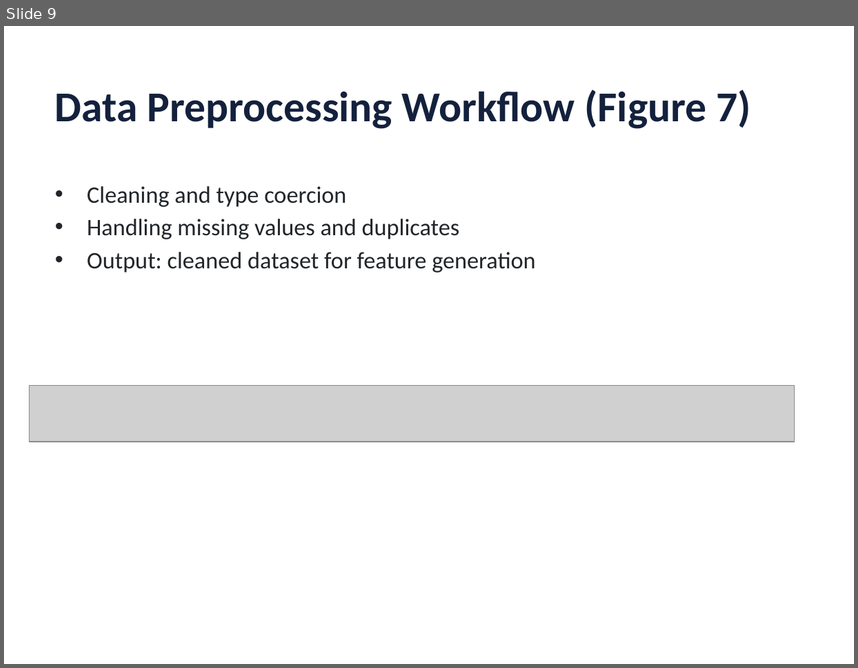
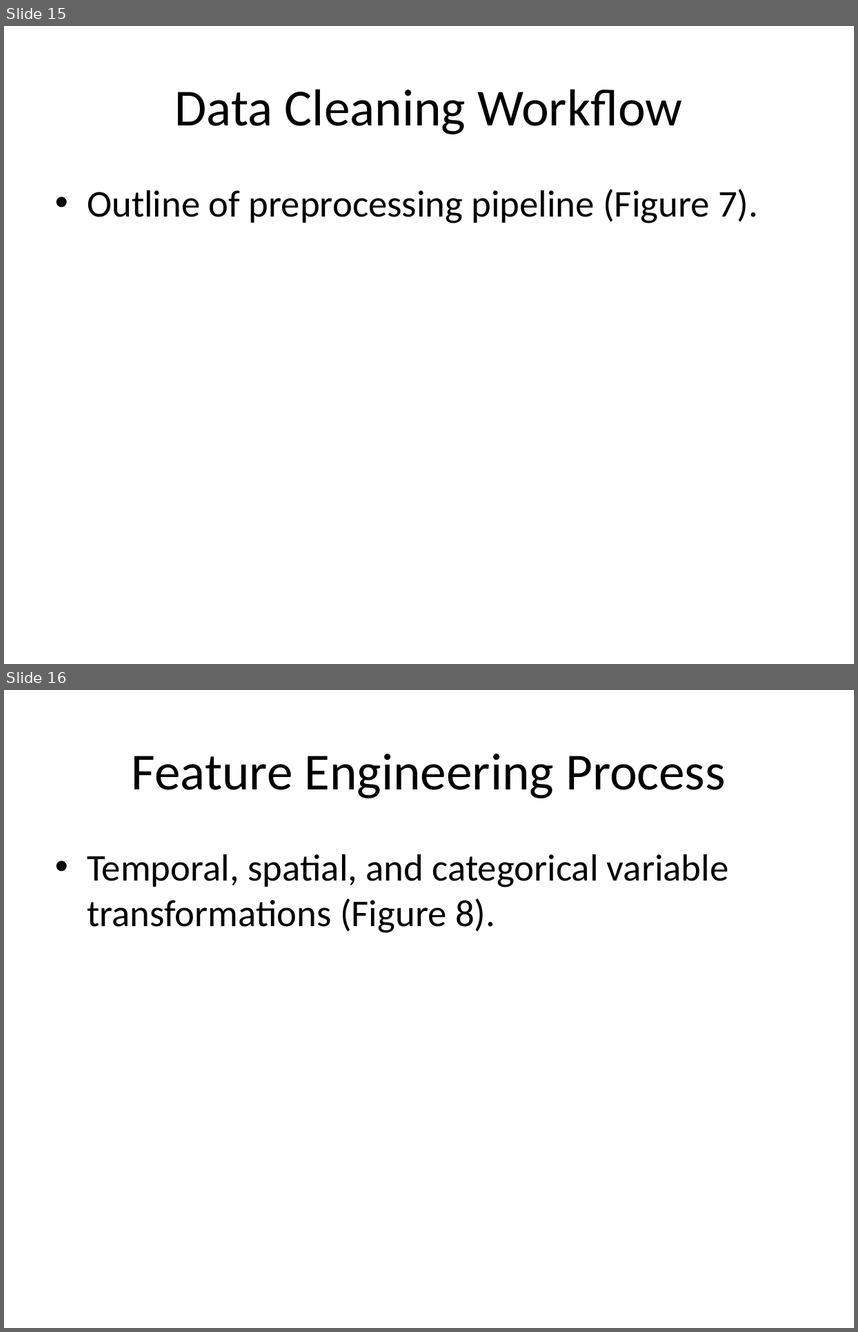
Before and after one commit to kangss1/Project-Uber, a slide deck: Thesis/Machine_Learning_Based_Forecasting_RideHailing_DelhiNCR.pptx. Shown one above the other, each under a label of ours: slide 9 before the commit, slides 15 and 16 after it. The pictures are 858x668 and 858x1332 pixels, drawn with LibreOffice and Linux fonts; fonts in the diff are those of the drawing; grey boxes stand for pictures. Boxes give left, top, right and bottom in pixels: in the first picture for what was removed or moved away, otherwise in the second. Text is boxed around its words. In the diff, an @@ line names an element or a change of style, - is before the commit and + after.

```diff
--- a/Thesis/Machine_Learning_Based_Forecasting_RideHailing_DelhiNCR.pptx
+++ b/Thesis/Machine_Learning_Based_Forecasting_RideHailing_DelhiNCR.pptx
@@ slide 16 added at [4,690,854,1328], background #FFFFFF @@
@@ title added at [132,753,726,798], 44 pt, text #000000 @@
+Feature Engineering Process
@@ text added at [87,854,729,933], 32 pt, text #000000 @@
+• Temporal, spatial, and categorical variable transformations (Figure 8).
@@ what was slide 9 is now slide 15 @@
@@ slide 15 changed as well @@
@@ title at [175,89,682,134]: text changed; size 36 to 44 pt; text colour #14213D to #000000; bold off @@
-Data Preprocessing Workflow (Figure 7)
+Data Cleaning Workflow
@@ text at [87,189,758,223]: text changed; size 20 to 32 pt; text colour #212529 to #000000 @@
-• Cleaning and type coercion
-• Handling missing values and duplicates
-• Output: cleaned dataset for feature generation
+• Outline of preprocessing pipeline (Figure 7).
@@ picture removed at [30,385,795,441] @@
```
Also in this commit, not shown: 38 other slides added, 24 slides removed, 12 other files.
